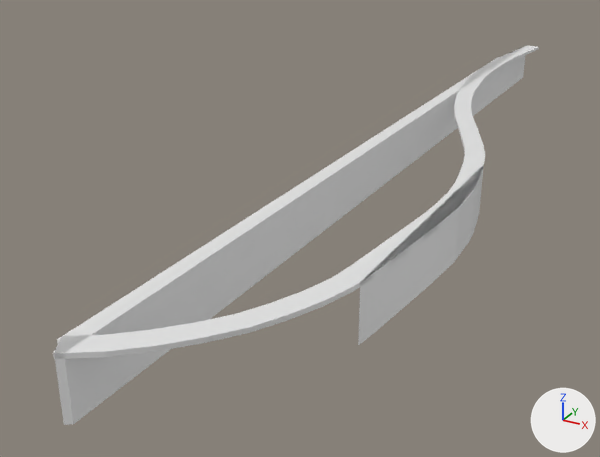
Renders of the glTF model models/dordrecht/dordrecht-brug-047fc0f9-39/dordrecht-brug-047fc0f9-39.glb from each side of a commit.
The view is the same before and after, from a 50 mm lens placed at (55.0, -167.0, 55.0), pointed at (-26.0, -20.0, -19.0). The lights are fixed; the arrows at lower right show +X, +Y and +Z. The older version comes first. Where no turn or scale is listed for an object, it has been applied to the vertices.

Names of what the first picture shows: 'road:dek', 'road:landhoofd (aangenomen)', 'road:landhoofd (aangenomen) 2'.
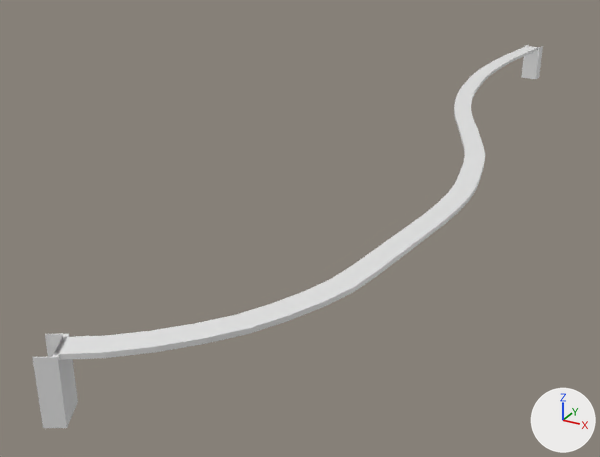
The newer file is also turned or shifted as a whole; pictures and numbers use the older file's frame.

Edits to the bpy script that builds the scene:
```text
Add me_landhoofd_2:
    me_landhoofd_2.from_pydata(...)  # 28 vertices, 52 faces; spans x -17.15..-11.87, y -107.98..-101.69, z -10.0..0.34
Add me_landhoofd:
    me_landhoofd.from_pydata(...)  # 32 vertices, 60 faces; spans x -12.2..-6.94, y 105.14..108.7, z -10.0..0.34
Remove ob_road_landhoofd__aangenomen:
    ob_road_landhoofd__aangenomen = bpy.data.objects.new('road:landhoofd (aangenomen)', me_landhoofd__aangenomen)
    ob_road_landhoofd__aangenomen.location = (0.0, 0.0, 0.0)
Remove ob_road_landhoofd__aangenomen__2:
    ob_road_landhoofd__aangenomen__2 = bpy.data.objects.new('road:landhoofd (aangenomen) 2', me_landhoofd__aangenomen__2)
    ob_road_landhoofd__aangenomen__2.location = (0.0, 0.0, 0.0)
Add ob_road_landhoofd_2:
    ob_road_landhoofd_2 = bpy.data.objects.new('road:landhoofd 2', me_landhoofd_2)
    ob_road_landhoofd_2.location = (0.0, 0.0, 0.0)
Add ob_road_landhoofd:
    ob_road_landhoofd = bpy.data.objects.new('road:landhoofd', me_landhoofd)
    ob_road_landhoofd.location = (0.0, 0.0, 0.0)
```

Where the change shows, as pixel boxes [x1, y1, x2, y2] in the pictures (600 x 457 px):
'road:landhoofd (aangenomen)', deleted
    before: [54, 47, 526, 425]
'road:landhoofd (aangenomen) 2', deleted
    before: [358, 166, 484, 345]
'road:landhoofd 2', added
    after: [32, 334, 78, 428]
'road:landhoofd', added
    after: [522, 44, 543, 79]
